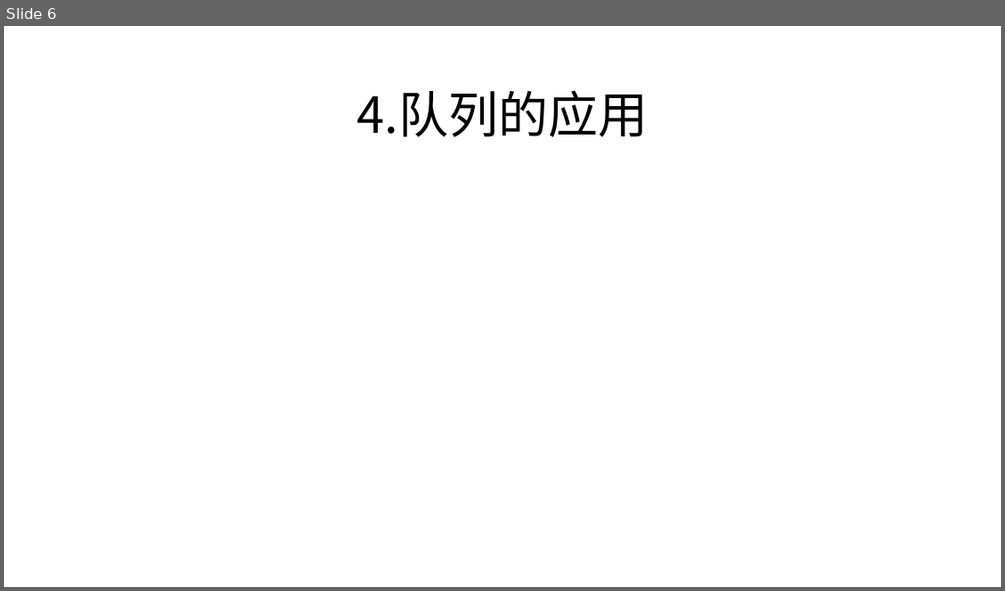
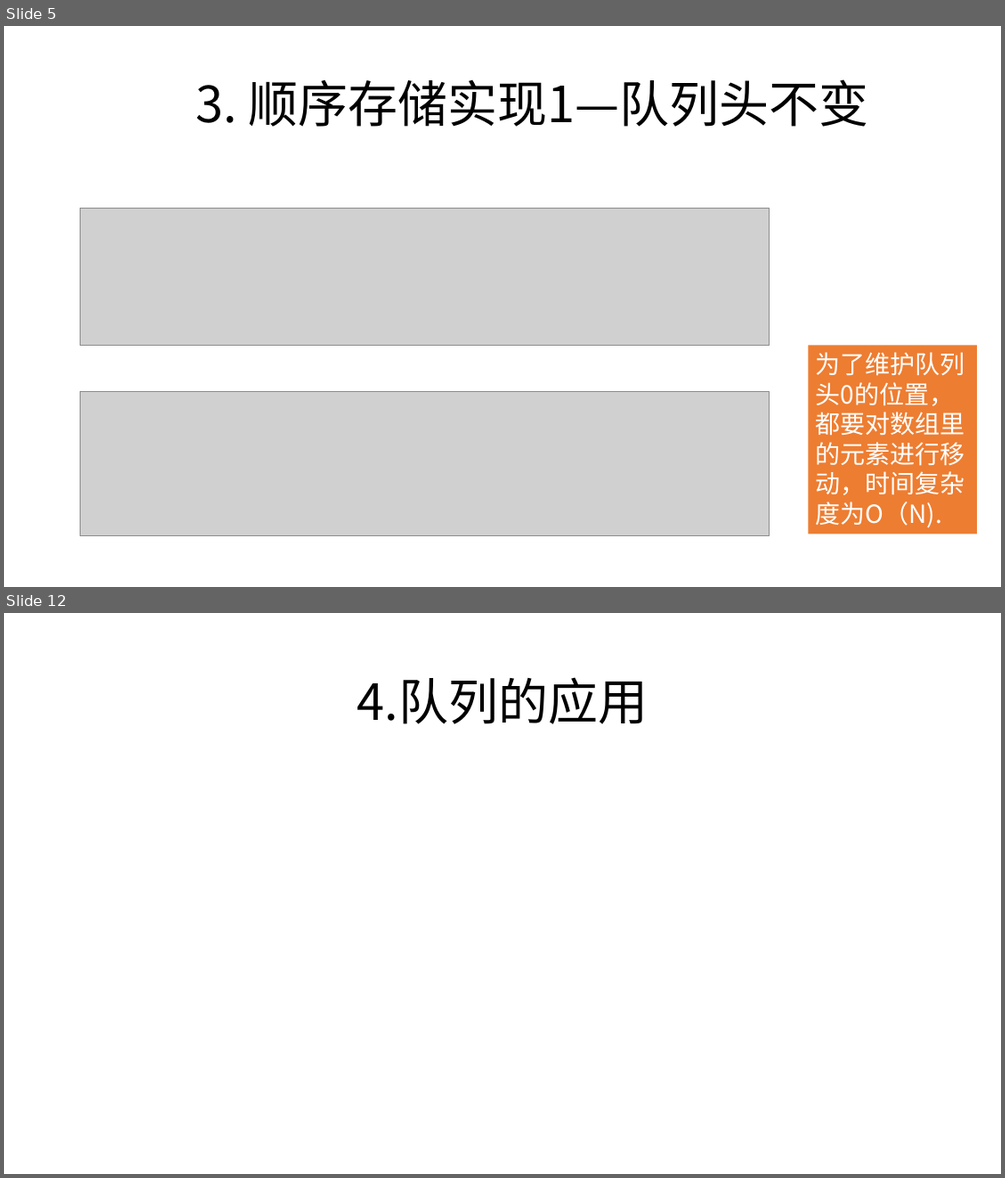
Before and after one commit to zjyesir/hmc_data_structure, a slide deck: ppt/3.2 队列.pptx. Shown one above the other, each under a label of ours: slide 6 before the commit, slides 5 and 12 after it; the slides between them are not shown. The pictures are 1005x591 and 1005x1178 pixels, drawn with LibreOffice and Linux fonts; fonts in the diff are those of the drawing; grey boxes stand for pictures; background and template pictures are left out. Boxes give left, top, right and bottom in pixels: in the first picture for what was removed or moved away, otherwise in the second. Text is boxed around its words. In the diff, an @@ line names an element or a change of style, - is before the commit and + after.

Commit message:
队列

```diff
--- a/ppt/3.2 队列.pptx
+++ b/ppt/3.2 队列.pptx
@@ slide 5 added at [4,26,1001,587], background picture (left out) @@
@@ text added at [195,79,868,127], 48 pt, text #000000 @@
+3. 顺序存储实现1—队列头不变
@@ picture added at [80,208,769,346] @@
@@ rectangle added at [809,346,978,534], fill #ED7D31, 24 pt, text #FFFFFF @@
+为了维护队列头0的位置，都要对数组里的元素进行移动，时间复杂度为O（N).
@@ picture added at [80,391,769,535] @@
@@ what was slide 6 is now slide 12 @@
```
Also in this commit, not shown: 4 slides changed, 7 other slides added, 2 slides removed, 13 other files.
